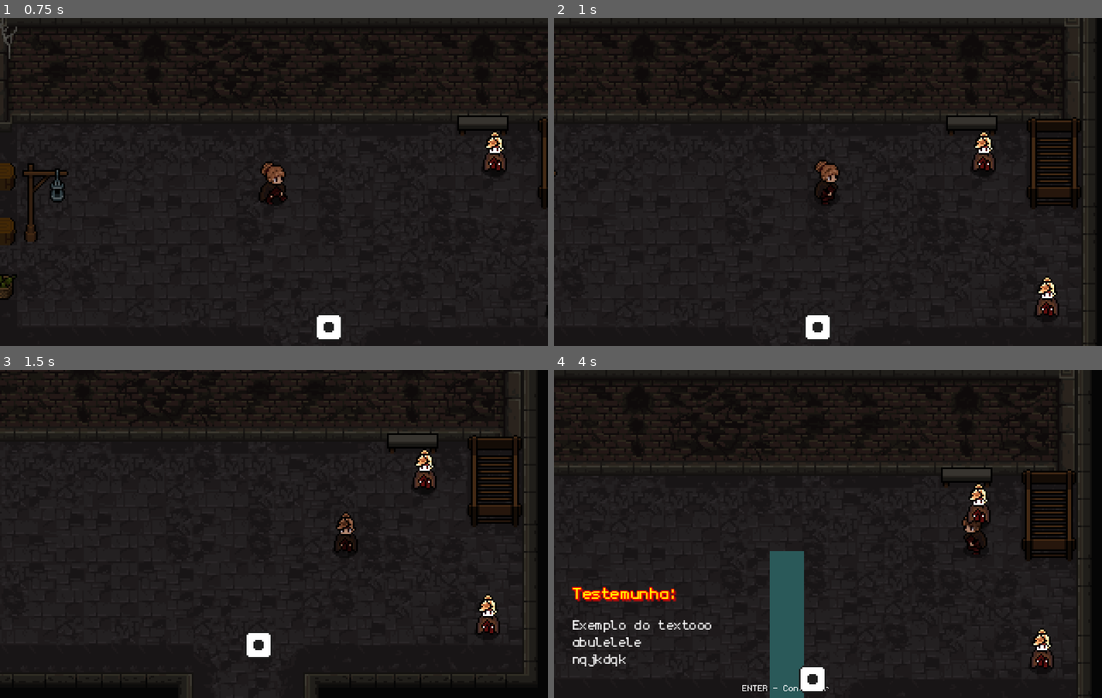
Above: before the commit, frames 1-4 (two rows, left to right).
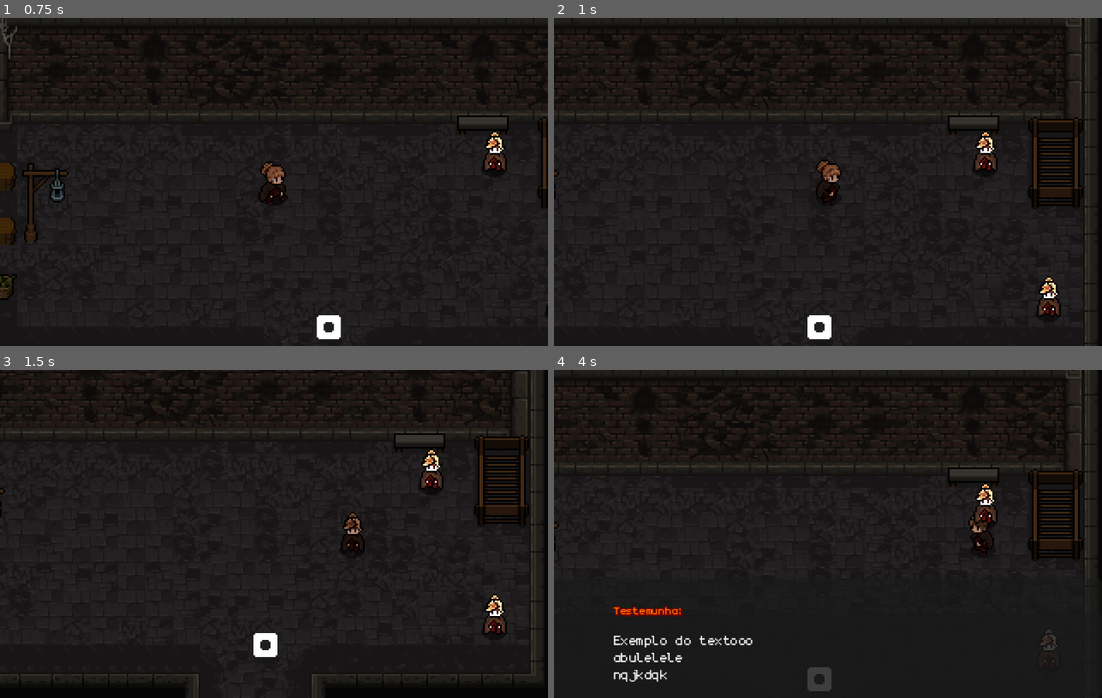
Above: after the commit, the same moments.

Repository: Matheus-Nogueira1/PelequeticosClube
Game: Godot game, scene res://scenes/mapas/CabanaElizabeth.tscn
Same seed, same stepped clock (60 frames per second), same inputs: the game is played once before the commit and once after it. This scene is started directly instead of the project's main scene.
Inputs (mouse positions are in pixels of both pictures, inside the frame that each line leads up to):
- Up to frame 1 (0.75 s): tap Enter (ui_accept) at 0.5 s; move the mouse to (356, 326) at 0.52 s; hold D (right) from 0.53 s (still down); hold E (interact) from 0.53 s (still down); click (356, 326) at 0.67 s
- Up to frame 2 (1 s): keep holding D (right); keep holding E (interact); tap Enter (ui_accept) at 0.77 s
- Up to frame 3 (1.5 s): move the mouse to (164, 550) at 1.27 s; release D (right) at 1.28 s; release E (interact) at 1.28 s; hold S (down) from 1.28 s (still down); tap E (interact) at 1.35 s
- Up to frame 4 (4 s): tap Enter (ui_accept) at 1.52, 3.02, 3.77 s; move the mouse to (882, 461) at 2.02 s; release S (down) at 2.03 s; hold D (right) 2.03-2.78 s; hold E (interact) 2.03-2.78 s; move the mouse to (800, 599) at 2.77 s; hold Up (ui_up) 2.78-3.53 s; tap E (interact) at 2.85 s; click (800, 599) at 2.92 s; move the mouse to (992, 583) at 3.52 s; hold A (left) from 3.53 s (still down); hold E (interact) from 3.53 s (still down)

Frame 1 is identical in both runs. In frame 2, 1.9% of the frame differs, in the area x 0-97%, y 0-100%; in frame 3, 4.2%; in frame 4, 8.8%, in the area x 0-99%, y 0-100%.

Commit message:
Finalizado design dialogo

Diff:
--- a/ascencaozeta-pelequeta/fonts/Titulos.tres
+++ b/ascencaozeta-pelequeta/fonts/Titulos.tres
@@ -4,7 +4,7 @@
 
 [resource]
 font = ExtResource("1_miy1i")
-font_size = 15
+font_size = 10
 font_color = Color(1, 0.47843137, 0, 1)
 outline_size = 2
 outline_color = Color(0.5411765, 0, 0, 1)
--- a/ascencaozeta-pelequeta/scenes/mapas/CabanaElizabeth.tscn
+++ b/ascencaozeta-pelequeta/scenes/mapas/CabanaElizabeth.tscn
@@ -2319,20 +2319,20 @@
 ignore_rotation = false
 limit_left = -26
 limit_top = -12
-limit_right = 351
+limit_right = 347
 limit_bottom = 468
+
+[node name="CanvasLayer" type="CanvasLayer" parent="Escolhido/Camera2D" unique_id=1080641646]
+
+[node name="CaixaDialogo" parent="Escolhido/Camera2D/CanvasLayer" unique_id=1996844437 instance=ExtResource("10_tfhua")]
+offset_top = 122.0
+size_flags_horizontal = 3
+iniciar_intro_automaticamente = false
+fechar_para_selecao = false
 
 [node name="Elizabeth" parent="." unique_id=1698368650 instance=ExtResource("9_dc1to")]
 position = Vector2(279, 90)
-caminho_dica_interacao = NodePath("../CaixaDialogo")
-
-[node name="CaixaDialogo" parent="." unique_id=1996844437 instance=ExtResource("10_tfhua")]
-offset_left = 167.0
-offset_top = 167.0
-offset_right = 167.0
-offset_bottom = 167.0
-iniciar_intro_automaticamente = false
-fechar_para_selecao = false
+caminho_dica_interacao = NodePath("../Escolhido/Camera2D/CanvasLayer/CaixaDialogo")
 
 [node name="Dado" parent="." unique_id=2129393194 instance=ExtResource("11_yl0f2")]
 position = Vector2(182, 192)
--- a/ascencaozeta-pelequeta/scenes/menu/caixa-dialogo.tscn
+++ b/ascencaozeta-pelequeta/scenes/menu/caixa-dialogo.tscn
@@ -4,9 +4,6 @@
 [ext_resource type="LabelSettings" uid="uid://ch5kik1mpjmso" path="res://fonts/Titulos.tres" id="2_2upoj"]
 [ext_resource type="FontFile" uid="uid://bekpl1ntck7o" path="res://fonts/monogram-extended.ttf" id="3_uf2yu"]
 [ext_resource type="LabelSettings" uid="uid://c4uyji3i1damp" path="res://fonts/Descrição.tres" id="4_aydvo"]
-
-[sub_resource type="StyleBoxFlat" id="StyleBoxFlat_a25oy"]
-bg_color = Color(0.07450981, 0.15686275, 0.15686275, 1)
 
 [node name="CaixaDialogo" type="Control" unique_id=1996844437 groups=["dialogue_box"]]
 layout_mode = 3
@@ -24,18 +21,13 @@
 anchor_bottom = 1.0
 grow_horizontal = 2
 grow_vertical = 2
-theme_override_styles/panel = SubResource("StyleBoxFlat_a25oy")
 
 [node name="MarginContainer" type="MarginContainer" parent="PanelContainer" unique_id=1620628418]
 layout_mode = 2
-theme_override_constants/margin_left = 10
-theme_override_constants/margin_top = 10
-theme_override_constants/margin_right = 10
-theme_override_constants/margin_bottom = 10
 
 [node name="Panel" type="Panel" parent="PanelContainer/MarginContainer" unique_id=1849659203]
 unique_name_in_owner = true
-custom_minimum_size = Vector2(0, 80)
+custom_minimum_size = Vector2(0, 50)
 layout_mode = 2
 size_flags_vertical = 8
 
@@ -89,7 +81,7 @@
 
 [node name="DialogueBox" type="Panel" parent="PanelContainer/MarginContainer" unique_id=1618778544]
 unique_name_in_owner = true
-custom_minimum_size = Vector2(0, 100)
+custom_minimum_size = Vector2(0, 70)
 layout_mode = 2
 size_flags_vertical = 8
 
@@ -98,8 +90,7 @@
 layout_mode = 1
 anchors_preset = 10
 anchor_right = 1.0
-offset_top = 10.0
-offset_bottom = 23.0
+offset_bottom = 9.0
 grow_horizontal = 2
 text = "Você procura a luz ou a escuridão?"
 label_settings = ExtResource("2_2upoj")
@@ -109,16 +100,13 @@
 [node name="LightButton" type="Button" parent="PanelContainer/MarginContainer/DialogueBox" unique_id=943856799]
 unique_name_in_owner = true
 layout_mode = 1
-anchors_preset = 14
-anchor_top = 0.5
+anchors_preset = 10
 anchor_right = 1.0
-anchor_bottom = 0.5
-offset_top = -10.0
-offset_bottom = 10.0
+offset_top = 15.0
+offset_bottom = 32.0
 grow_horizontal = 2
-grow_vertical = 2
 theme_override_fonts/font = ExtResource("3_uf2yu")
-theme_override_font_sizes/font_size = 15
+theme_override_font_sizes/font_size = 10
 text = "Luz"
 
 [node name="DarknessButton" type="Button" parent="PanelContainer/MarginContainer/DialogueBox" unique_id=795688904]
@@ -128,12 +116,12 @@
 anchor_top = 0.5
 anchor_right = 1.0
 anchor_bottom = 0.5
-offset_top = 10.0
-offset_bottom = 30.0
+offset_top = -5.0
+offset_bottom = 12.0
 grow_horizontal = 2
 grow_vertical = 2
 theme_override_fonts/font = ExtResource("3_uf2yu")
-theme_override_font_sizes/font_size = 15
+theme_override_font_sizes/font_size = 10
 text = "Escuridão"
 
 [node name="DarknessButton2" type="Button" parent="PanelContainer/MarginContainer/DialogueBox" unique_id=1522803636]
@@ -143,10 +131,10 @@
 anchor_top = 0.5
 anchor_right = 1.0
 anchor_bottom = 0.5
-offset_top = 30.0
-offset_bottom = 50.0
+offset_top = 10.0
+offset_bottom = 27.0
 grow_horizontal = 2
 grow_vertical = 2
 theme_override_fonts/font = ExtResource("3_uf2yu")
-theme_override_font_sizes/font_size = 15
+theme_override_font_sizes/font_size = 10
 text = "Escuridão"
